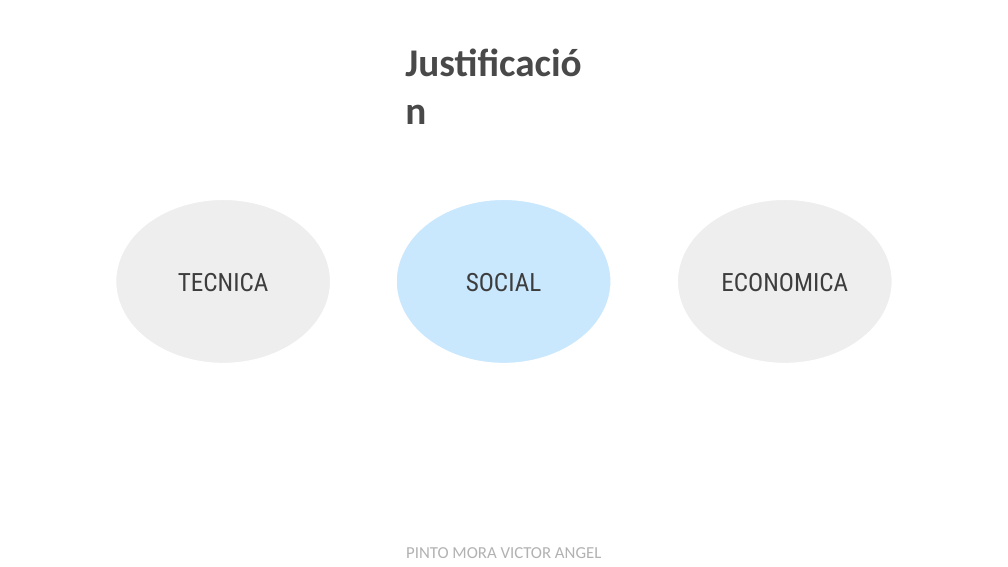
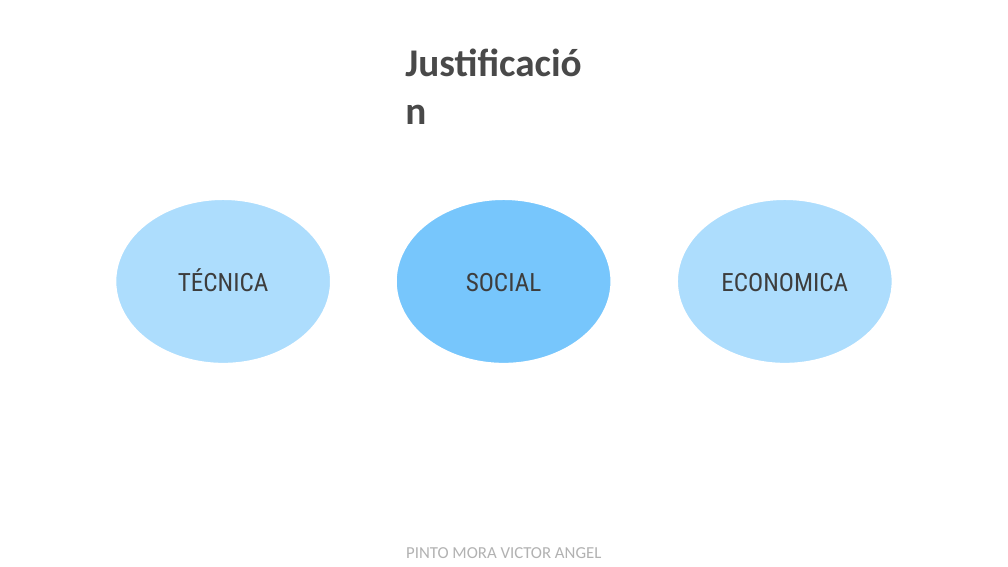
Before and after one commit to EgCooper/Mxt-Technology, a slide deck: slide 12 of Documentacion/Mxt-Technology Presentacion.pptx. Drawn at 1008x567 pixels with LibreOffice and Linux fonts; fonts in the diff are those of the drawing. Boxes give left, top, right and bottom in pixels: in the first picture for what was removed or moved away, otherwise in the second. Text is boxed around its words. In the diff, an @@ line names an element or a change of style, - is before the commit and + after.

```diff
--- a/Documentacion/Mxt-Technology Presentacion.pptx
+++ b/Documentacion/Mxt-Technology Presentacion.pptx
@@ ellipse "TÉCNICA" at [115,199,332,364]: fill #EEEEEE to #ADDDFD @@
@@ ellipse "SOCIAL" at [395,199,612,364]: fill #C9E8FE to #77C6FC @@
@@ ellipse "ECONOMICA" at [676,199,893,364]: fill #EEEEEE to #ADDDFD @@
@@ text in ellipse at [178,268,269,292]: text changed @@
-TECNICA
+TÉCNICA
```
Also in this commit, not shown: 20 other slides changed, 1 slide removed.
